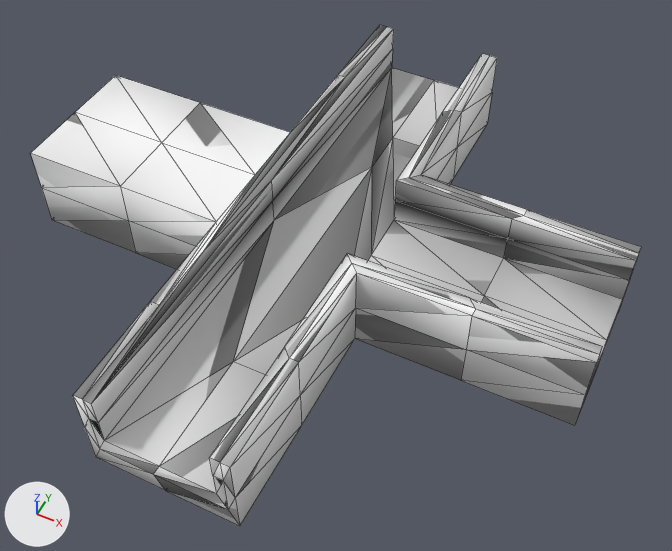
The glTF model resources/shape-3.glb, before and after one commit.
Rendered twice from a camera (50 mm lens) standing at (0.523, -0.991, 1.185) and looking at (0.046, -0.038, -0.006). Every picture has the same lights, and +X, +Y and +Z are marked at lower left. Mesh edges are drawn as thin lines. Vertices at the same position are counted once.

The first picture shows 'defaultobject'.
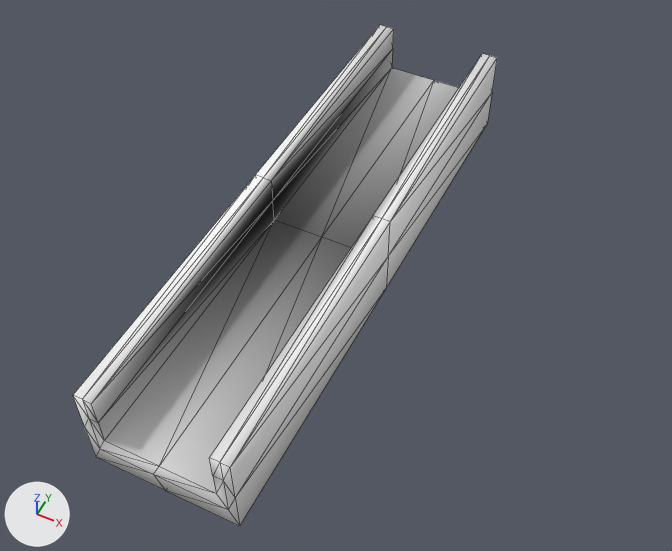
Boxes (x1, y1, x2, y2) around the edits, measured in the pictures (672 x 551 px):
'defaultobject', reshaped (30% narrower)
    before: (31, 25, 641, 526)
    after: (73, 25, 497, 526)
part 1 of me_defaultobject, cut back
    before: (31, 25, 641, 525)
    after: (73, 25, 492, 525)
part 2 of me_defaultobject, surface changed
    both: (73, 29, 394, 525)
part 3 of me_defaultobject, recoloured
    both: (89, 49, 393, 510)

The change, as a diff of the scene's bpy script:
```diff
--- a/resources/shape-3.glb.py
+++ b/resources/shape-3.glb.py
@@ me_defaultobject @@
 # used by ob_defaultobject; location = (0.0, 0.0, 0.0)
-me_defaultobject.from_pydata(...)  # 154 vertices, 304 faces; spans x -0.5..0.5, y -0.5..0.5, z -0.038..0.125
+me_defaultobject.from_pydata(...)  # 58 vertices, 112 faces; spans x -0.125..0.125, y -0.5..0.5, z -0.038..0.125
+# me_defaultobject part 1
+# 104 vertices are removed from x -0.5..0.5, y -0.312..0.312, z -0.038..0.125
+# 248 faces are deleted
+# 8 new vertices lie (0.0, -0.5, 0.0) away from vertices in x -0.125..0.125, y 0.5, z 0.031..0.125
+# 56 new faces join them
+# me_defaultobject part 2: 56 kept faces spanning x -0.125..0.125, y -0.5..0.5, z -0.038..0.125 get new texture (UV) coordinates
+# me_defaultobject part 3: 23 kept faces spanning x -0.125..0.109, y -0.5..0.5, z -0.003..0.125 get new vertex colours
 me_defaultobject.materials.append(mat_material_0_material)
```
